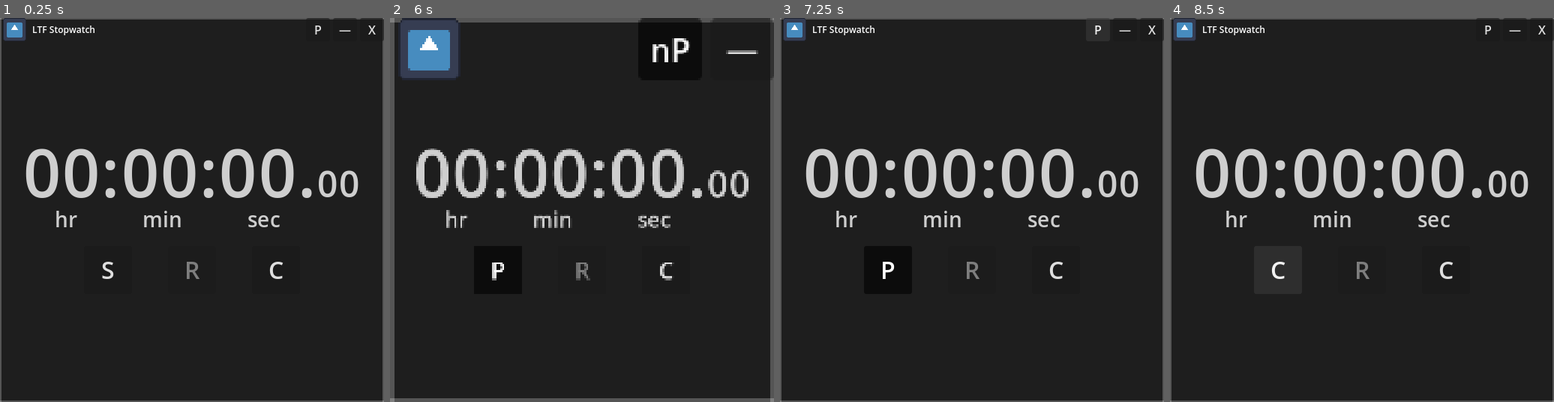
Above: before the commit, frames 1-4 (left to right).
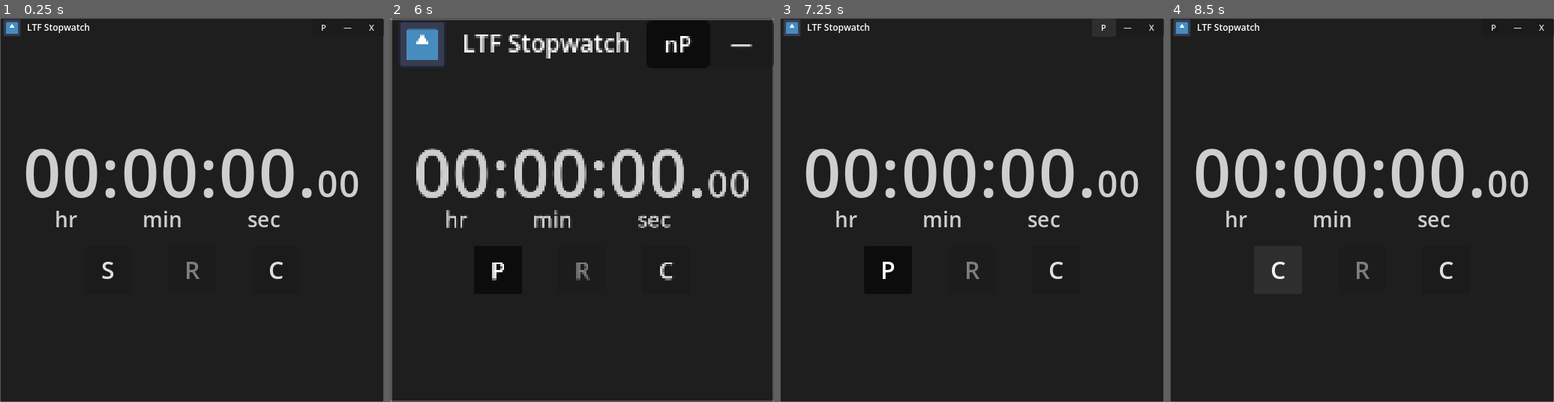
Above: after the commit, the same moments.

Repository: LiteFeather1/ltf-stopwatch
Game: Godot game, scene res://main.tscn
The game is run twice, just before and just after one commit, with the same random seed, the same clock (stepped at 60 frames per second) and the same inputs. The engine's default icon, where the game draws it, is replaced by a stand-in: a white triangle on a blue panel in a dark square.
Inputs:
- Up to frame 1 (0.25 s): no input
- Up to frame 2 (6 s): click "P" at 0.5 s; click "nP" at 1.25 s; click "—" at 2 s; click "S" at 2.75 s; click "P" at 3.5 s; click "C" at 4.25 s; click "C" at 5 s; click "P" at 5.75 s
- Up to frame 3 (7.25 s): click "nP" at 6.5 s
- Up to frame 4 (8.5 s): click "—" at 7.25 s; click "P" at 8 s

The runs differ from the first frame. In frame 1, 1.3% of the frame differs, in the area x 0-100%, y 0-100%; in frame 2, 5.2%; in frame 3, 1.3%; in frame 4, 1.3%.

Commit message:
Fixed border of screen

Diff:
--- a/main.tscn
+++ b/main.tscn
@@ -23,40 +23,37 @@
 grow_vertical = 2
 
 [node name="cr_top" type="ColorRect" parent="c_border"]
-custom_minimum_size = Vector2(0, 2)
+custom_minimum_size = Vector2(0, 1)
 layout_mode = 1
 anchors_preset = 10
 anchor_right = 1.0
-offset_bottom = 2.0
+offset_bottom = 1.0
 grow_horizontal = 2
 
 [node name="cr_bot" type="ColorRect" parent="c_border"]
-custom_minimum_size = Vector2(0, 2)
+custom_minimum_size = Vector2(0, 1)
 layout_mode = 1
 anchors_preset = 12
 anchor_top = 1.0
 anchor_right = 1.0
 anchor_bottom = 1.0
-offset_top = -2.0
 grow_horizontal = 2
 grow_vertical = 0
 
 [node name="cr_left" type="ColorRect" parent="c_border"]
-custom_minimum_size = Vector2(2, 0)
+custom_minimum_size = Vector2(1, 0)
 layout_mode = 1
 anchors_preset = 9
 anchor_bottom = 1.0
-offset_right = 2.0
 grow_vertical = 2
 
 [node name="cr_right" type="ColorRect" parent="c_border"]
-custom_minimum_size = Vector2(2, 0)
+custom_minimum_size = Vector2(1, 0)
 layout_mode = 1
 anchors_preset = 11
 anchor_left = 1.0
 anchor_right = 1.0
 anchor_bottom = 1.0
-offset_left = -2.0
 grow_horizontal = 0
 grow_vertical = 2
 
--- a/scenes/chrome.tscn
+++ b/scenes/chrome.tscn
@@ -6,7 +6,8 @@
 [node name="chrome" type="HBoxContainer" node_paths=PackedStringArray("b_close", "b_pin", "l_title")]
 anchors_preset = 10
 anchor_right = 1.0
-offset_bottom = 22.0
+offset_top = 1.0
+offset_bottom = 25.0
 grow_horizontal = 2
 theme_override_constants/separation = 0
 script = ExtResource("1_8lk40")
@@ -37,12 +38,13 @@
 
 [node name="hbc_buttons" type="HBoxContainer" parent="."]
 layout_mode = 2
+theme_override_constants/separation = 0
 
 [node name="b_pin" type="Button" parent="hbc_buttons"]
 custom_minimum_size = Vector2(32, 0)
 layout_mode = 2
 focus_mode = 0
-theme_override_font_sizes/font_size = 16
+theme_override_font_sizes/font_size = 11
 toggle_mode = true
 text = "P"
 
@@ -50,15 +52,19 @@
 custom_minimum_size = Vector2(32, 0)
 layout_mode = 2
 focus_mode = 0
-theme_override_font_sizes/font_size = 16
+theme_override_font_sizes/font_size = 11
 text = "—"
 
 [node name="b_close_window" type="Button" parent="hbc_buttons"]
 custom_minimum_size = Vector2(32, 0)
 layout_mode = 2
 focus_mode = 0
-theme_override_font_sizes/font_size = 16
+theme_override_font_sizes/font_size = 11
 text = "X"
+
+[node name="VSeparator" type="VSeparator" parent="hbc_buttons"]
+layout_mode = 2
+theme_override_constants/separation = -2
 
 [connection signal="gui_input" from="." to="." method="_on_chrome_gui_input"]
 [connection signal="toggled" from="hbc_buttons/b_pin" to="." method="_toggle_always_on_top"]
